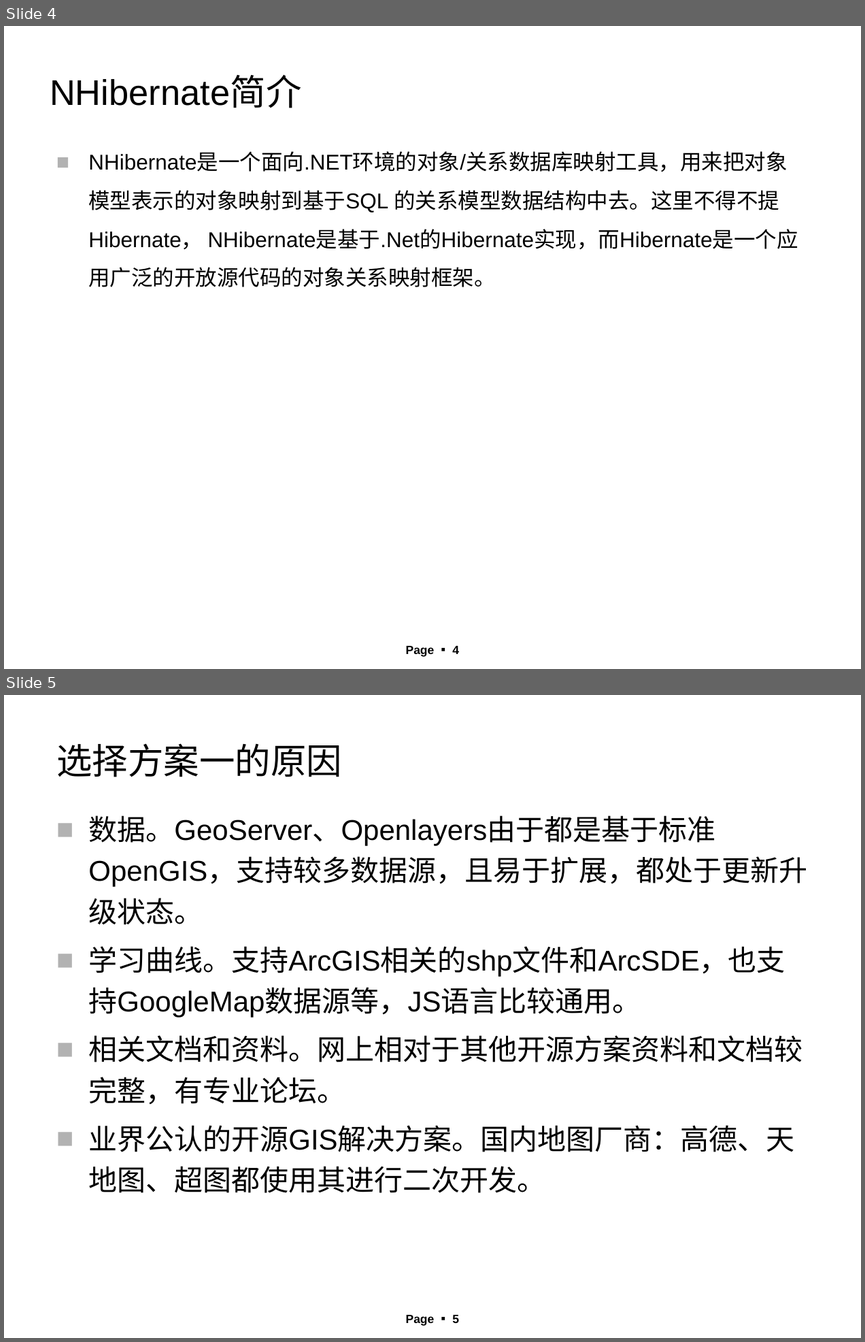
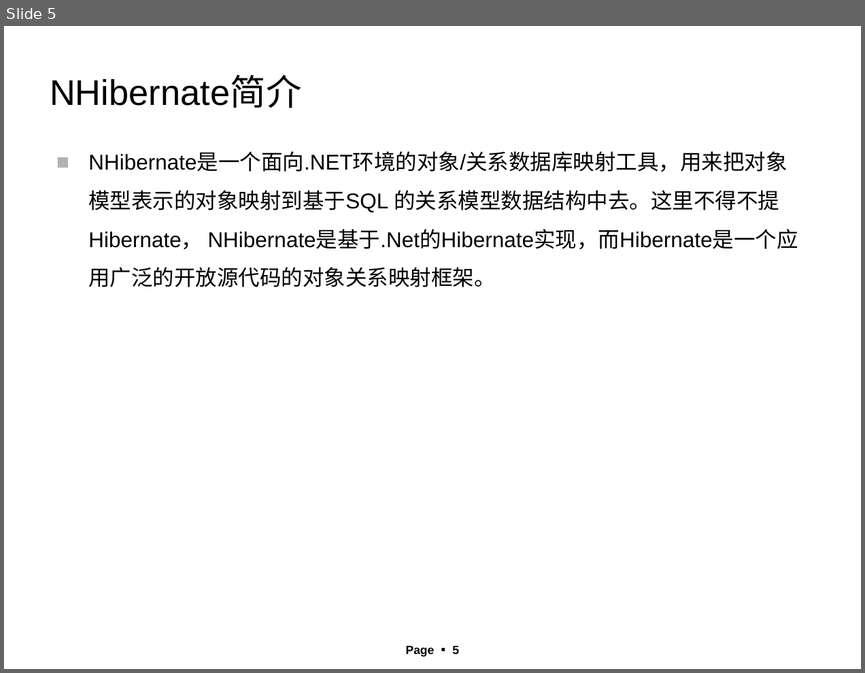
Before and after one commit to angrywindsoffice/anrgywindsPerson, a slide deck: Data Persistence Framework Pre-Research.ppt. Shown one above the other, each under a label of ours: slides 4 and 5 before the commit, slide 5 after it. The pictures are 865x1342 and 865x673 pixels, drawn with LibreOffice and Linux fonts; fonts in the diff are those of the drawing; background and template pictures are left out. Boxes give left, top, right and bottom in pixels: in the first picture for what was removed or moved away, otherwise in the second. Text is boxed around its words. In the diff, an @@ line names an element or a change of style, - is before the commit and + after.

```diff
--- a/Data Persistence Framework Pre-Research.ppt
+++ b/Data Persistence Framework Pre-Research.ppt
@@ slide 5 removed at (4,695,861,1338), background picture (left out); not listed: 1 template element that a slide beside it also shows @@
@@ title removed at (56,743,342,777) @@
-选择方案一的原因
@@ text removed at (88,815,807,1193) @@
-■ 数据。GeoServer、Openlayers由于都是基于标准OpenGIS，支持较多数据源，且易于扩展，都处于更新升级状态。
-■ 学习曲线。支持ArcGIS相关的shp文件和ArcSDE，也支持GoogleMap数据源等，JS语言比较通用。
-■ 相关文档和资料。网上相对于其他开源方案资料和文档较完整，有专业论坛。
-■ 业界公认的开源GIS解决方案。国内地图厂商：高德、天地图、超图都使用其进行二次开发。
@@ what was slide 4 is now slide 5 @@
@@ page number at (406,645,459,656): text changed @@
-Page ▪ 4
+Page ▪ 5
```
Also in this commit, not shown: 1 slide changed, 4 slides added, 7 other slides removed.
